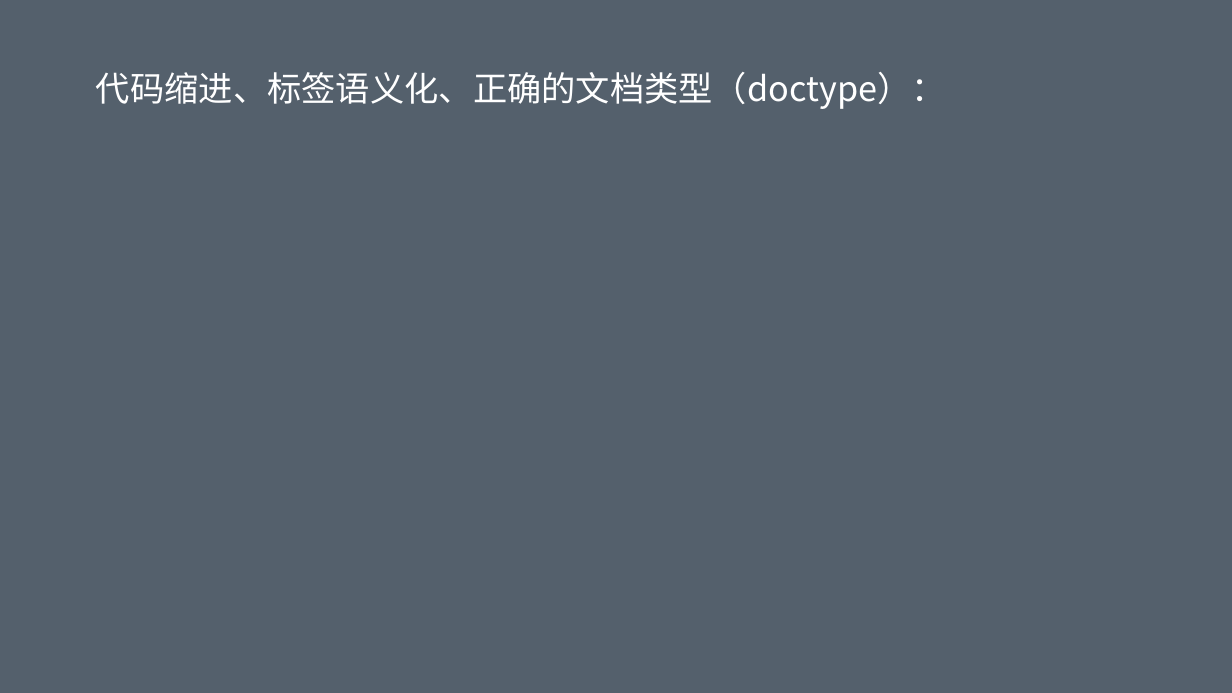
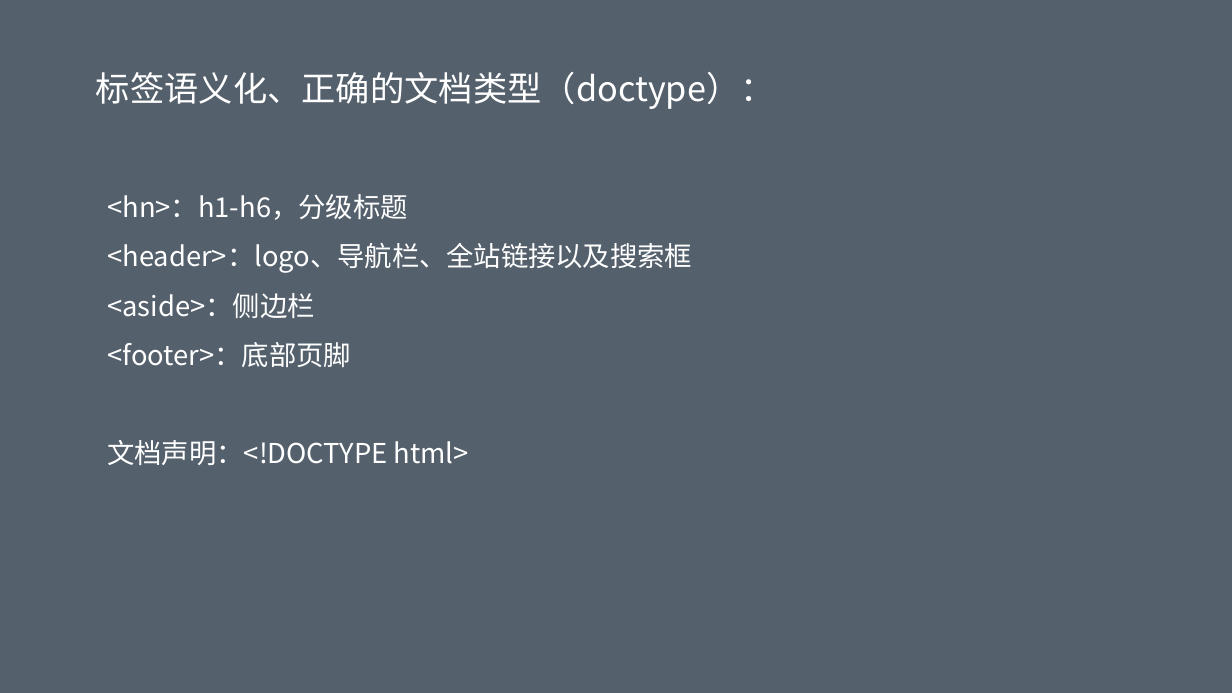
Before and after one commit to geekww/corlex, a slide deck: slide 6 of 前端开发规范.pptx. Drawn at 1232x693 pixels with LibreOffice and Linux fonts; fonts in the diff are those of the drawing. Boxes give left, top, right and bottom in pixels: in the first picture for what was removed or moved away, otherwise in the second. Text is boxed around its words. In the diff, an @@ line names an element or a change of style, - is before the commit and + after.

```diff
--- a/前端开发规范.pptx
+++ b/前端开发规范.pptx
@@ text at (96,72,775,109): text changed @@
-代码缩进、标签语义化、正确的文档类型（doctype）：
+标签语义化、正确的文档类型（doctype）：
@@ text added at (107,194,692,465), 16 pt, text #FFFFFF @@
+<hn>：h1-h6，分级标题
+<header>：logo、导航栏、全站链接以及搜索框
+<aside>：侧边栏
+<footer>：底部页脚
+文档声明：<!DOCTYPE html>
```
Also in this commit, not shown: 13 other slides changed, 2 other files.
